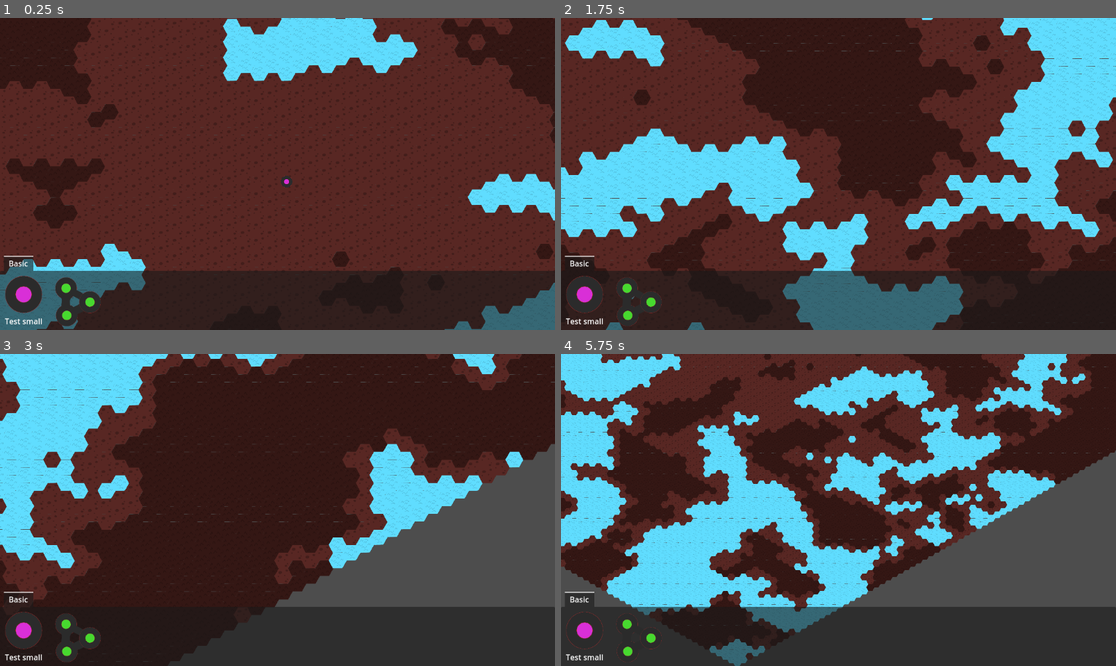
Above: before the commit, frames 1-4 (two rows, left to right).
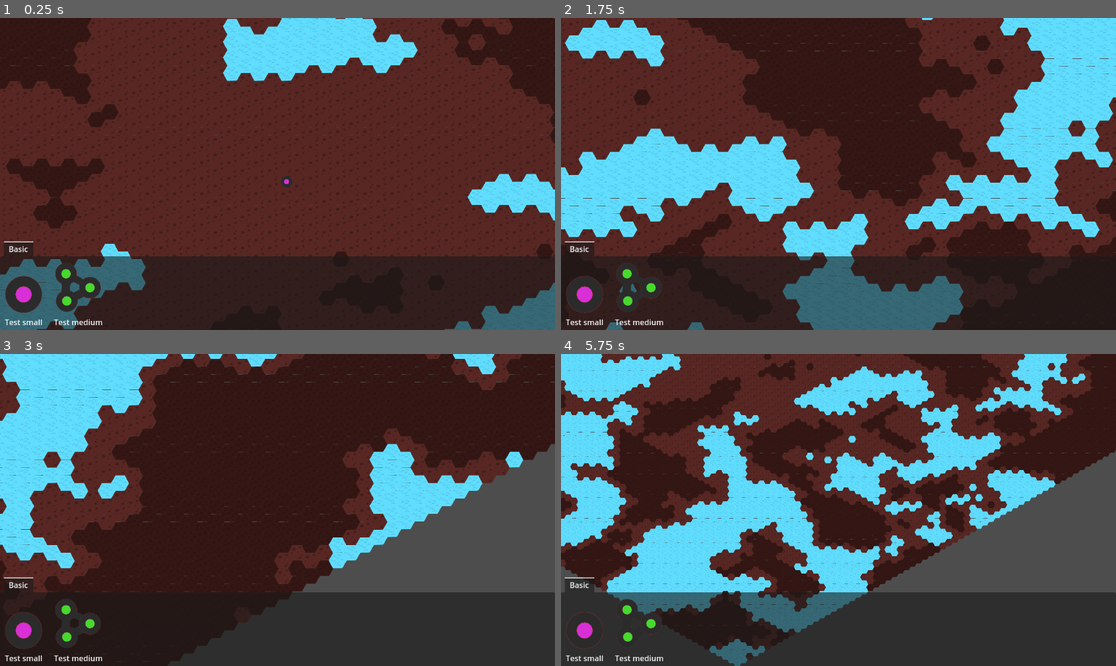
Above: after the commit, the same moments.

Repository: FlyingCheeseDemon/exoplanet-phd
Game: Godot game, scene res://scenes/main.tscn
The game is run twice, just before and just after one commit, with the same random seed, the same clock (stepped at 60 frames per second) and the same inputs.
Inputs (mouse positions are in pixels of both pictures, inside the frame that each line leads up to):
- Up to frame 1 (0.25 s): no input
- Up to frame 2 (1.75 s): tap Enter at 0.5 s; move the mouse to (960, 158) at 0.52 s; hold D (pan_right) 0.53-1.28 s; tap Mouse wheel down (zoom_minus) at 0.6 s; click (960, 158) at 0.67 s; move the mouse to (727, 189) at 1.27 s; hold S (pan_down) from 1.28 s (still down); tap Mouse wheel up (zoom_plus) at 1.35 s
- Up to frame 3 (3 s): move the mouse to (333, 441) at 2.02 s; release S (pan_down) at 2.03 s; hold D (pan_right) 2.03-2.78 s; tap Mouse wheel down (zoom_minus) at 2.1 s; move the mouse to (249, 572) at 2.77 s; hold W (pan_up) from 2.78 s (still down); tap Mouse wheel up (zoom_plus) at 2.85 s; click (249, 572) at 2.92 s
- Up to frame 4 (5.75 s): move the mouse to (1005, 556) at 3.52 s; release W (pan_up) at 3.53 s; hold A (pan_left) 3.53-5.03 s; tap Mouse wheel down (zoom_minus) at 3.6, 5.1 s; move the mouse to (672, 463) at 4.27 s; tap Mouse wheel up (zoom_plus) at 4.35 s; move the mouse to (866, 510) at 5.02 s; hold S (pan_down) from 5.03 s (still down); click (866, 510) at 5.17 s

The runs differ from the first frame. In frame 1, 5.5% of the frame differs, in the area x 0-100%, y 71-99%; in frame 2, 3.5%; in frame 3, 3.1%; in frame 4, 5.0%.

Commit message:
Bug fixed

Diff:
--- a/scenes/build_menu_scenes/building_menu.tscn
+++ b/scenes/build_menu_scenes/building_menu.tscn
@@ -11,7 +11,7 @@
 anchor_top = 1.0
 anchor_right = 1.0
 anchor_bottom = 1.0
-offset_top = -121.0
+offset_top = -180.0
 grow_horizontal = 2
 grow_vertical = 0
 
--- a/scenes/build_menu_scenes/building_preview.gd
+++ b/scenes/build_menu_scenes/building_preview.gd
@@ -16,4 +16,3 @@
 func _ready() -> void:
 	icon_container.texture = data.texture
 	label_container.text = data.name
-	size[1] = icon_container.size[1] + 20
--- a/scenes/build_menu_scenes/building_preview.tscn
+++ b/scenes/build_menu_scenes/building_preview.tscn
@@ -16,6 +16,8 @@
 
 [node name="PreviewContainer" type="VBoxContainer" parent="."]
 layout_mode = 2
+theme_override_constants/separation = 6
+alignment = 2
 
 [node name="TextureRect" type="TextureRect" parent="PreviewContainer"]
 layout_mode = 2
